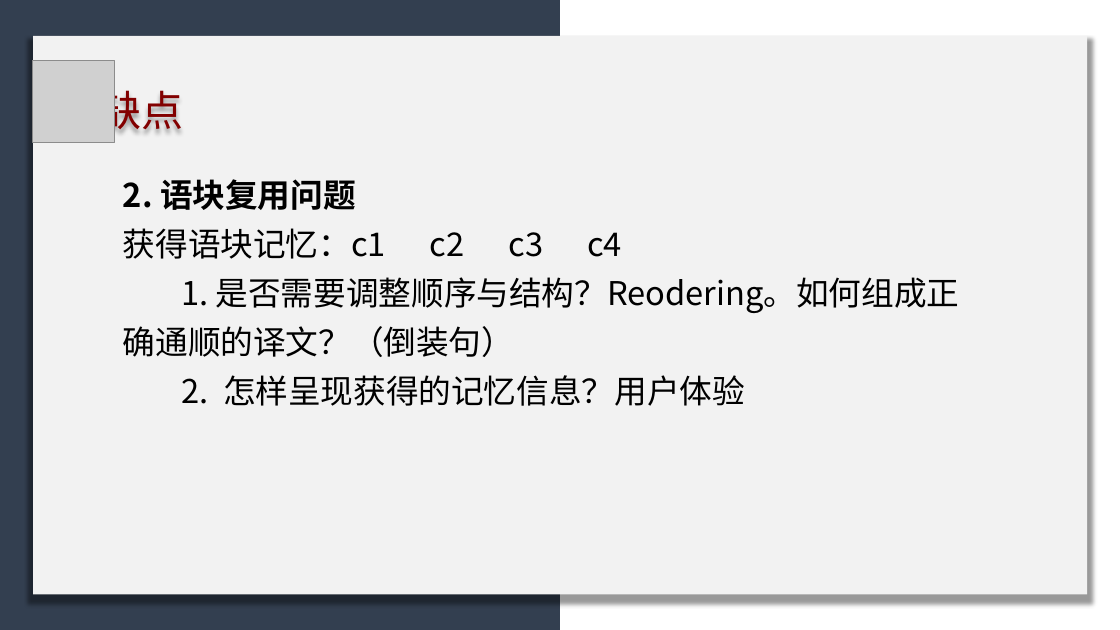
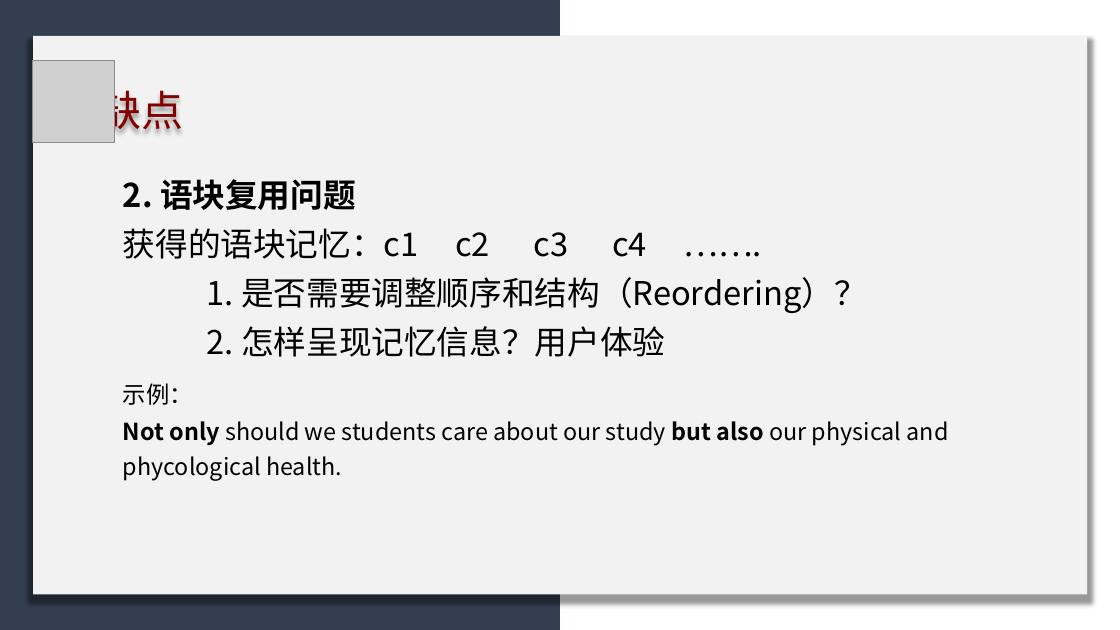
Before and after one commit to licheng0573/RosettaStone, a slide deck: slide 19 of 二组展示.pptx. Drawn at 1120x630 pixels with LibreOffice and Linux fonts; fonts in the diff are those of the drawing; grey boxes stand for pictures. Boxes give left, top, right and bottom in pixels: in the first picture for what was removed or moved away, otherwise in the second. Text is boxed around its words. In the diff, an @@ line names an element or a change of style, - is before the commit and + after.

```diff
--- a/二组展示.pptx
+++ b/二组展示.pptx
@@ text at [123,228,949,481]: text changed; size 28 to 20 pt @@
-获得语块记忆：c1 c2 c3 c4
-1. 是否需要调整顺序与结构？Reodering。如何组成正确通顺的译文？（倒装句）
-2. 怎样呈现获得的记忆信息？用户体验
+获得的语块记忆：c1 c2 c3 c4 …….
+1. 是否需要调整顺序和结构（Reordering）？
+2. 怎样呈现记忆信息？用户体验
+示例：
+Not only should we students care about our study but also our physical and phycological health.
```
Also in this commit, not shown: 7 other slides changed.
